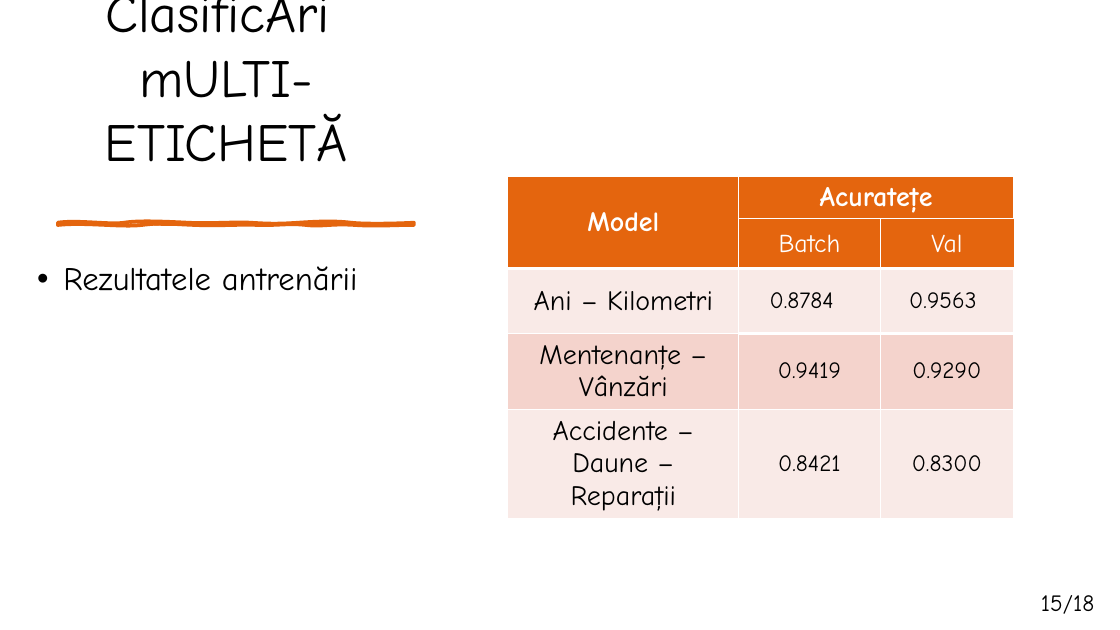
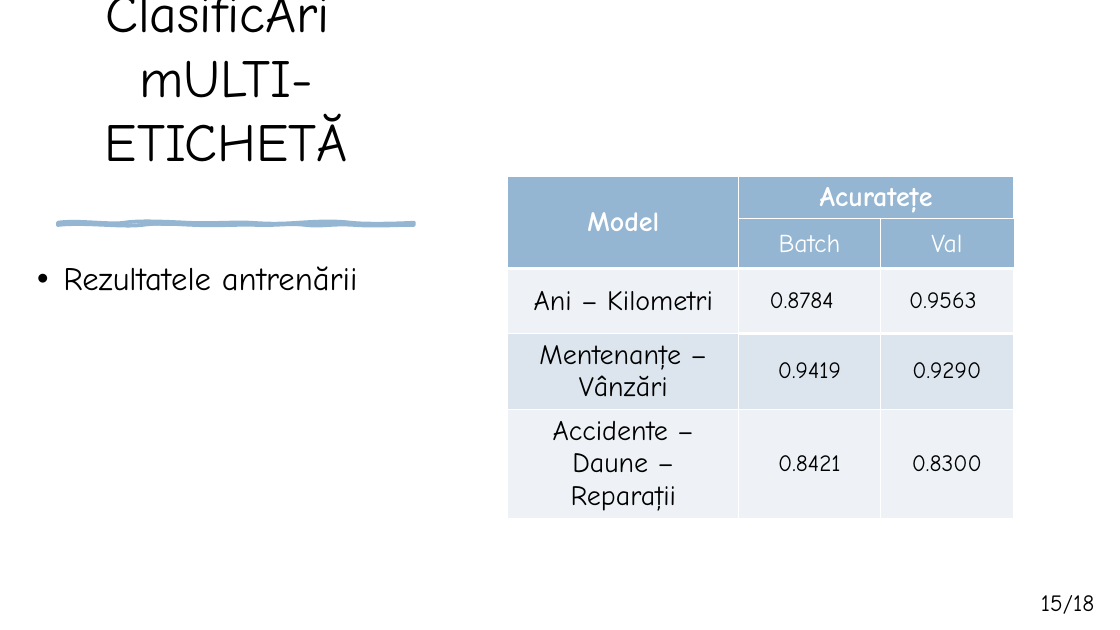
Before and after one commit to matei-rares-a/acas, a slide deck: slide 15 of docs/prezentare/matei_rares_prezentare - Copy.pptx. Drawn at 1120x630 pixels with LibreOffice and Linux fonts; fonts in the diff are those of the drawing. Boxes give left, top, right and bottom in pixels: in the first picture for what was removed or moved away, otherwise in the second. Text is boxed around its words. In the diff, an @@ line names an element or a change of style, - is before the commit and + after.

```diff
--- a/docs/prezentare/matei_rares_prezentare - Copy.pptx
+++ b/docs/prezentare/matei_rares_prezentare - Copy.pptx
@@ table at bbox=[507, 176, 1013, 515] @@
@@ fill #E4650E to #94B6D2 in 4 cells @@
@@ fill #FAEAE7 to #EEF3F7 in 6 cells @@
@@ fill #F5D3CC to #DCE5EE in row 4 @@
@@ freeform shape at bbox=[58, 223, 414, 225]: fill #E4650E to #94B6D2; outline #E4650E 3 pt to #94B6D2 3 pt @@
```
Also in this commit, not shown: 15 other slides changed.
